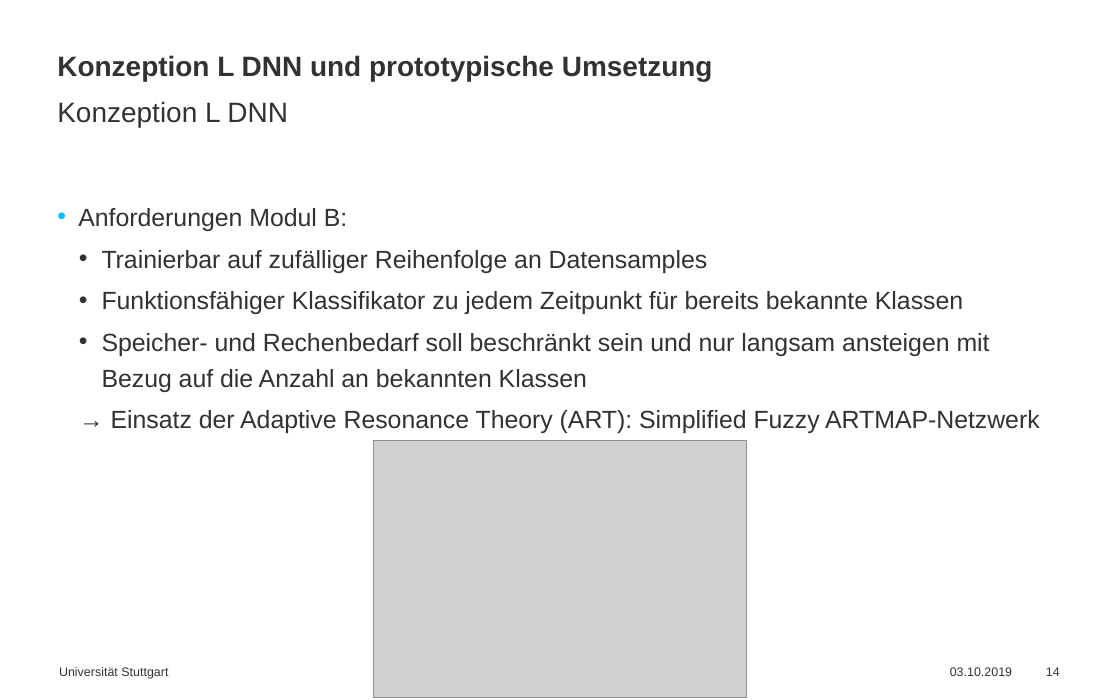
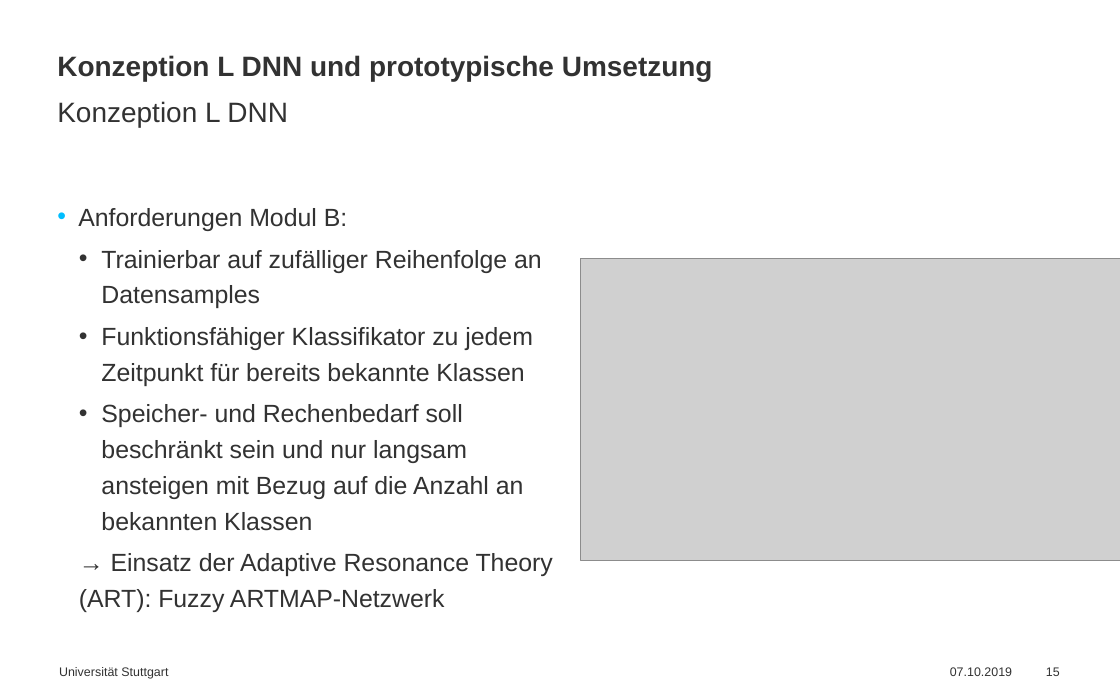
Before and after one commit to simonbuerste/Masterarbeit, a slide deck: slide 15 of Praesentationen/Abschlussvortrag.pptx (slide 14 before the commit). Drawn at 1120x700 pixels with LibreOffice and Linux fonts; fonts in the diff are those of the drawing; grey boxes stand for pictures. Boxes give left, top, right and bottom in pixels: in the first picture for what was removed or moved away, otherwise in the second. Text is boxed around its words. In the diff, an @@ line names an element or a change of style, - is before the commit and + after.

```diff
--- a/Praesentationen/Abschlussvortrag.pptx
+++ b/Praesentationen/Abschlussvortrag.pptx
@@ picture added at [581,259,1120,561] @@
@@ picture removed at [373,441,747,698] @@
@@ text at [79,553,553,612]: text changed @@
-  → Einsatz der Adaptive Resonance Theory (ART): Simplified Fuzzy ARTMAP-Netzwerk
+  → Einsatz der Adaptive Resonance Theory (ART): Fuzzy ARTMAP-Netzwerk
@@ text at [950,667,1012,676]: text changed @@
-03.10.2019
+07.10.2019
@@ page number at [1046,667,1060,676]: text changed @@
-14
+15
```
Also in this commit, not shown: 15 other slides changed, 6 slides added, 1 other file.
